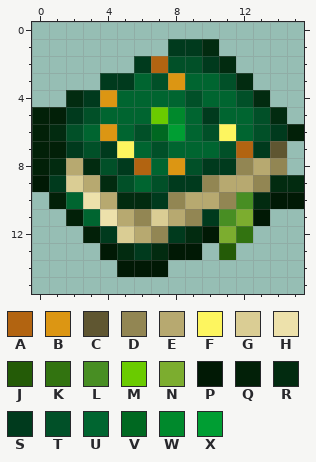
Pixel-art sprite, stored at BotaniaRevampedLegacy/pack.png. This is how it looked before the edit.
Rulers count pixels.
Palette (. is transparent): A #b26411  B #dc9613  C #5f5631  D #928653  E #b7a970  F #fdf55f  G #dacd94  H #ede1ab  J #245b07  K #327310  L #488e23  M #6acb00  N #7cad2f  P #011905  Q #022008  R #022b10  S #003a1d  T #015028  U #006530  V #006821  W #00892c  X #009e33
Pixels before, first column x 0:
 1 ........SSR.....
 2 ......SATTSR....
 3 ....SSUTBUUTR...
 4 ..RSBUUUUTUUTR..
 5 QQSTUUUMWUSUUTR.
 6 QRTUBUTVXUTFUTSQ
 7 QQSTSFUTUUUTASC.
 8 QRERTSAUBTSSDED.
 9 PSGERTUTSSDEEDRR
10 .QUHERRSDEEDLRPP
11 ..QUHEDGEDSLNP..
12 ...QSGEDSRPNK...
13 ....PRSRPP.J....
14 .....PPP........
The same view after the edit:
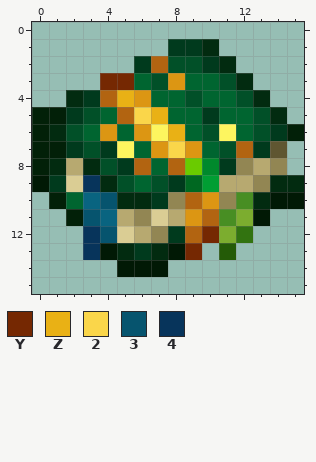
Colours new in this view: Y #752802  Z #e9b115  2 #fad64a  3 #06546e  4 #07345b
Edits made:
file 256x256 -> 512x512 pixels (blocks of 16x16 -> 32x32; one block is one cell here)
Colour H changes from #ede1ab to #096480.
The edit turns colour U into colour 2 in row 5 at x 6; in row 7 at x 8.
The edit turns colour E into colour 3 in row 10 at x 4.
The edit turns colour S into colour 3 in row 12 at x 4.
The edit turns colour U into colour 3 in row 11 at x 3.
There is now colour 4 in row 13 at x 3.
The edit turns colour E into colour 4 in row 9 at x 3.
The edit turns colour Q into colour 4 in row 12 at x 3.
The edit turns colour B into colour A in row 4 at x 4; in row 8 at x 8.
The edit turns colour E into colour A in row 10 at x 9.
The edit turns colour R into colour A in row 12 at x 9.
The edit turns colour S into colour A in row 11 at x 10.
The edit turns colour U into colour A in row 5 at x 5.
The edit turns colour D into colour B in row 11 at x 9.
The edit turns colour E into colour B in row 10 at x 10.
The edit turns colour T into colour B in row 6 at x 6; in row 7 at x 7.
The edit turns colour U into colour B in row 4 at x 6; in row 7 at x 9.
The edit turns colour V into colour F in row 6 at x 7.
The edit turns colour T into colour M in row 8 at x 9.
The edit turns colour W into colour U in row 5 at x 8.
The edit turns colour S into colour V in row 9 at x 9.
The edit turns colour S into colour W in row 8 at x 10.
The edit turns colour D into colour X in row 9 at x 10.
The edit turns colour P into colour Y in row 12 at x 10; in row 13 at x 9.
The edit turns colour S into colour Y in row 3 at x 4 to 5.
The edit turns colour M into colour Z in row 5 at x 7.
The edit turns colour U into colour Z in row 4 at x 5.
The edit turns colour X into colour Z in row 6 at x 8.
